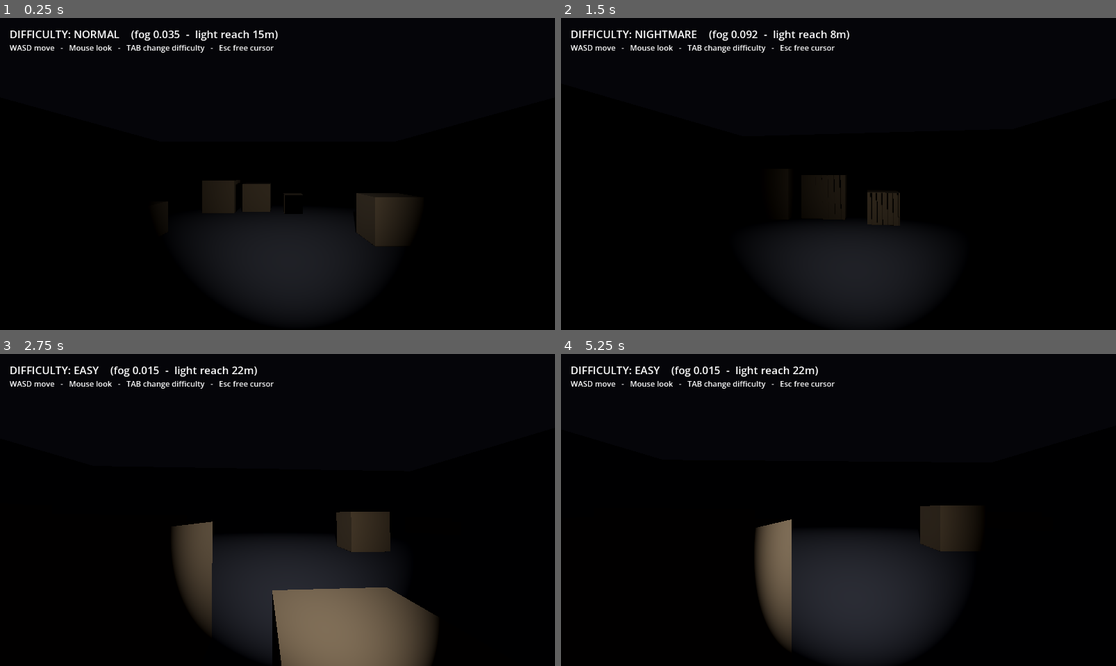
Above: before the commit, frames 1-4 (two rows, left to right).
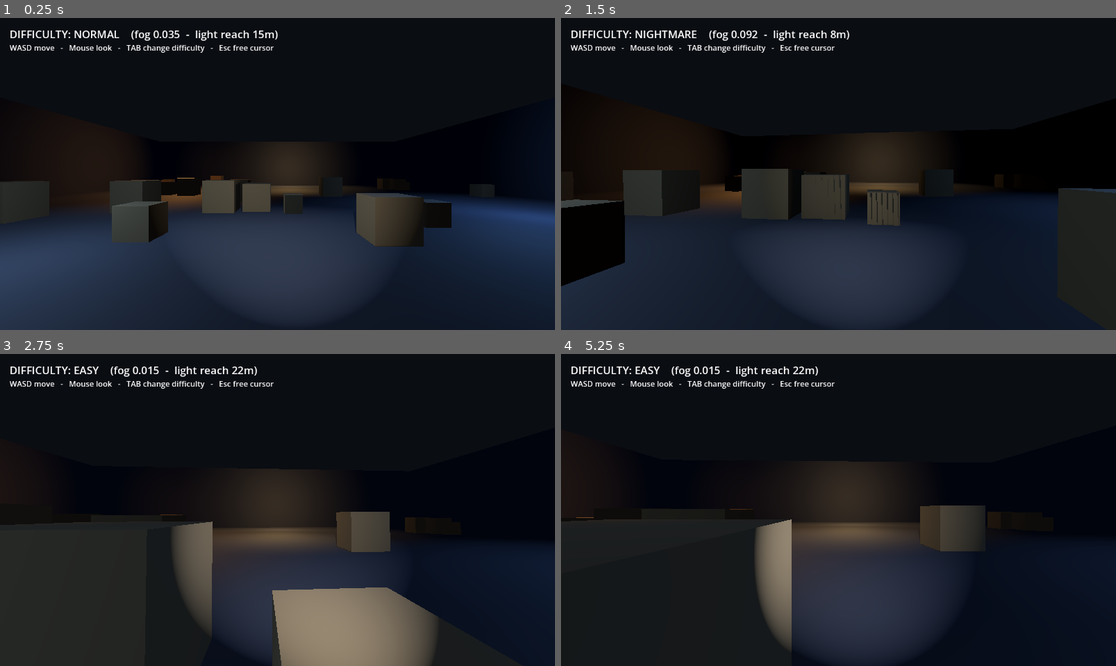
Above: after the commit, the same moments.

Repository: Ehido/gamedev
Game: Godot game, scene res://Main.tscn
Same seed, same stepped clock (60 frames per second), same inputs: the game is played once before the commit and once after it.
Inputs (mouse positions are in pixels of both pictures, inside the frame that each line leads up to):
- Up to frame 1 (0.25 s): no input
- Up to frame 2 (1.5 s): tap Enter at 0.5 s; move the mouse to (866, 174) at 0.52 s; hold W from 0.53 s (still down); tap Tab at 0.6, 1.35 s; move the mouse to (810, 174) at 1.27 s
- Up to frame 3 (2.75 s): keep holding W; move the mouse to (288, 503) at 2.02 s; tap Tab at 2.1 s
- Up to frame 4 (5.25 s): keep holding W; move the mouse to (832, 516) at 2.77 s; tap Tab every 0.75 s from 2.85 to 5.1 s; tap Space at 3.5, 5 s; move the mouse to (877, 513) at 3.52 s; tap Enter at 4.25 s; move the mouse to (794, 506) at 4.27 s; move the mouse to (844, 510) at 5.02 s

The runs differ from the first frame. In frame 1, 48% of the frame differs, in the area x 0-100%, y 27-100%; in frame 2, 48%; in frame 3, 43%; in frame 4, 39%.

Commit message:
MURK: make the scene actually visible
The first build was lit far too dark -- volumetric fog only shows where
light hits it, so with near-zero ambient the room rendered as a black
void. Raise ambient light, enable ambient injection into the fog, add a
few colored work-lamps so the space (and the drifting fog) reads, and
raise per-difficulty ambient so even Nightmare isn't pitch black.

Diff:
--- a/games/murk/scripts/Difficulty.gd
+++ b/games/murk/scripts/Difficulty.gd
@@ -13,22 +13,22 @@
 	Level.EASY: {
 		"name": "EASY",
 		"fog": 0.015, "fog_color": Color(0.55, 0.60, 0.66),
-		"light_range": 22.0, "light_energy": 6.0, "ambient": 0.060,
+		"light_range": 22.0, "light_energy": 6.0, "ambient": 0.30,
 	},
 	Level.NORMAL: {
 		"name": "NORMAL",
 		"fog": 0.035, "fog_color": Color(0.46, 0.49, 0.56),
-		"light_range": 15.0, "light_energy": 5.0, "ambient": 0.030,
+		"light_range": 15.0, "light_energy": 5.0, "ambient": 0.20,
 	},
 	Level.HARD: {
 		"name": "HARD",
 		"fog": 0.060, "fog_color": Color(0.40, 0.42, 0.50),
-		"light_range": 11.0, "light_energy": 4.5, "ambient": 0.015,
+		"light_range": 11.0, "light_energy": 4.5, "ambient": 0.13,
 	},
 	Level.NIGHTMARE: {
 		"name": "NIGHTMARE",
 		"fog": 0.092, "fog_color": Color(0.34, 0.36, 0.45),
-		"light_range": 8.0, "light_energy": 4.0, "ambient": 0.005,
+		"light_range": 8.0, "light_energy": 4.0, "ambient": 0.08,
 	},
 }
 
--- a/games/murk/scripts/Main.gd
+++ b/games/murk/scripts/Main.gd
@@ -13,6 +13,7 @@
 func _ready() -> void:
 	_build_environment()
 	_build_room()
+	_build_lights()
 	_build_player()
 	_build_fog_volume()
 	_build_hud()
@@ -22,19 +23,38 @@
 func _build_environment() -> void:
 	_env = Environment.new()
 	_env.background_mode = Environment.BG_COLOR
-	_env.background_color = Color(0.02, 0.02, 0.035)
+	_env.background_color = Color(0.04, 0.05, 0.07)
 	_env.ambient_light_source = Environment.AMBIENT_SOURCE_COLOR
-	_env.ambient_light_color = Color(0.5, 0.55, 0.7)
-	_env.ambient_light_energy = 0.03
+	_env.ambient_light_color = Color(0.45, 0.50, 0.62)
+	_env.ambient_light_energy = 0.20
 	_env.tonemap_mode = Environment.TONE_MAPPER_FILMIC
 	_env.volumetric_fog_enabled = true
 	_env.volumetric_fog_density = 0.035
-	_env.volumetric_fog_albedo = Color(0.5, 0.52, 0.6)
+	_env.volumetric_fog_albedo = Color(0.62, 0.64, 0.72)
 	_env.volumetric_fog_length = 64.0
+	# Let ambient + sky light actually illuminate the fog so it reads as fog
+	# instead of a black void.
+	_env.volumetric_fog_ambient_inject = 1.5
 	_env.volumetric_fog_gi_inject = 0.0
 	var world_env := WorldEnvironment.new()
 	world_env.environment = _env
 	add_child(world_env)
+
+func _build_lights() -> void:
+	# Dim, colored work-lamps scattered around: they give the space shape and,
+	# crucially, give the volumetric fog something to catch so you can see it.
+	_add_lamp(Vector3(-11, 3.0, -8), Color(1.0, 0.72, 0.42), 6.0, 16.0)
+	_add_lamp(Vector3(12, 3.0, 7), Color(0.5, 0.72, 1.0), 5.0, 16.0)
+	_add_lamp(Vector3(2, 3.2, -16), Color(1.0, 0.82, 0.55), 5.0, 15.0)
+	_add_lamp(Vector3(-6, 3.0, 12), Color(0.7, 0.85, 1.0), 4.0, 14.0)
+
+func _add_lamp(pos: Vector3, color: Color, energy: float, range_m: float) -> void:
+	var lamp := OmniLight3D.new()
+	lamp.position = pos
+	lamp.light_color = color
+	lamp.light_energy = energy
+	lamp.omni_range = range_m
+	add_child(lamp)
 
 func _build_room() -> void:
 	var wall_mat := StandardMaterial3D.new()
